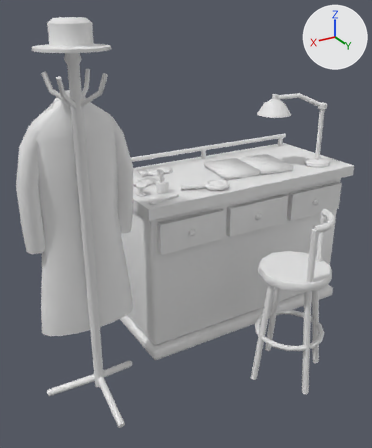
One commit to the Blender file assets/eclipse/source/library_corner.blend: the scene before it, then after it.
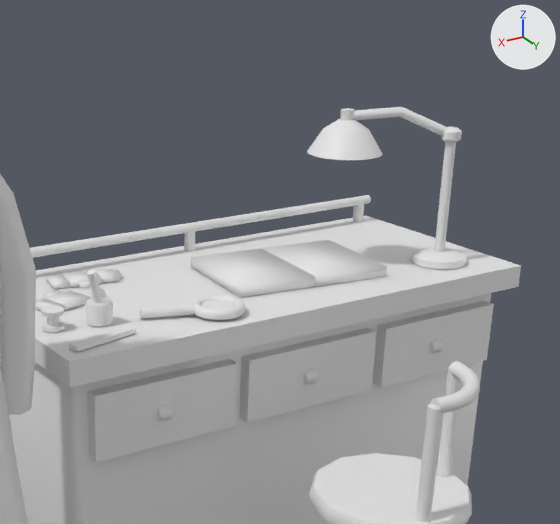
Each version appears first whole from a 50 mm camera at (1.98, 2.72, 2.09) aimed at (0.51, 0.28, 0.87), and next in a close-up on the part from 31% to 100% of the width and 10% to 63% of the height. The axes (+X, +Y, +Z) are drawn at upper right. The lights are the same throughout. The older version's two pictures come first.

Objects in the first close-up: 'coat_hook', 'desk', 'desk_chair', 'gloves', 'lamp', 'ledger', 'magnifier', 'repair_kit'.
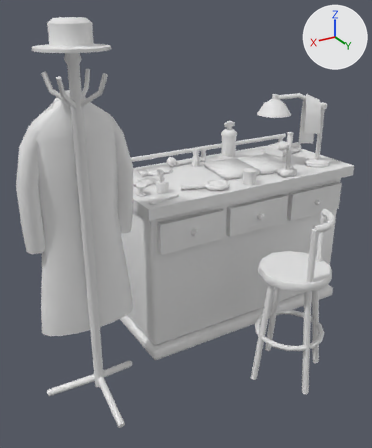
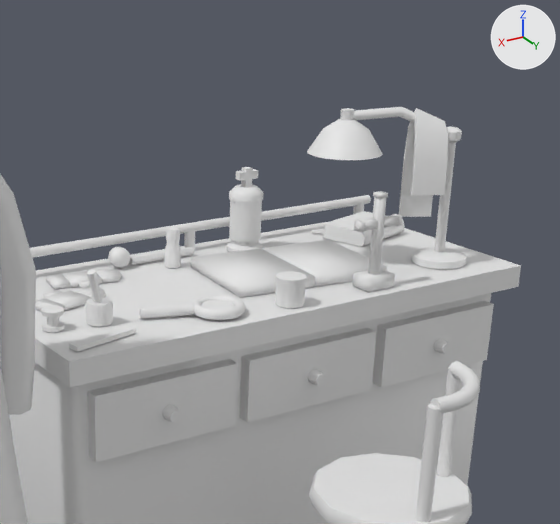
The change, as a list of edits to the scene's bpy script:
```text
Add ob_reliquary:
    ob_reliquary = bpy.data.objects.new('reliquary', me_reliquary)  # 200 vertices, 146 faces; spans x -0.21..-0.09, y -0.29..-0.17, z 1.053..1.323; in mat_brass (white #e7e7e7), mat_glass (white #e7e7e7), mat_bone (white #e7e7e7)
    ob_reliquary.location = (0.0, 0.0, 0.0)
Add ob_oil_phial:
    ob_oil_phial = bpy.data.objects.new('oil_phial', me_oil_phial)  # 78 vertices, 60 faces; spans x 0.124..0.176, y -0.221..-0.169, z 1.053..1.173; in mat_glass (white #e7e7e7), mat_wax_white (white #e7e7e7)
    ob_oil_phial.location = (0.0, 0.0, 0.0)
Add ob_salt_tin:
    ob_salt_tin = bpy.data.objects.new('salt_tin', me_salt_tin)  # 70 vertices, 58 faces; spans x 0.016..0.104, y 0.2471..0.3329, z 1.053..1.135; in mat_steel (white #e7e7e7), mat_paper (white #e7e7e7)
    ob_salt_tin.location = (0.0, 0.0, 0.0)
Add ob_aspergillum:
    ob_aspergillum = bpy.data.objects.new('aspergillum', me_aspergillum)  # 72 vertices, 58 faces; spans x 0.03..0.332, y -0.302..-0.238, z 1.053..1.117; in mat_wood (white #e7e7e7), mat_silver (white #e7e7e7)
    ob_aspergillum.location = (0.0, 0.0, 0.0)
Add ob_crucifix:
    ob_crucifix = bpy.data.objects.new('crucifix', me_crucifix)  # a box spanning x -0.3..-0.2, y 0.255..0.325, z 1.053..1.093, material slot 0; a box spanning x -0.262..-0.238, y 0.278..0.302, z 1.093..1.323, material slot 0; a box spanning x -0.315..-0.262, y 0.278..0.302, z 1.233..1.258, material slot 0; a box spanning x -0.238..-0.185, y 0.278..0.302, z 1.233..1.258, material slot 0; a box spanning x -0.327..-0.315, y 0.275..0.305, z 1.23..1.26, material slot 1; a box spanning x -0.185..-0.173, y 0.275..0.305, z 1.23..1.26, material slot 1; a box spanning x -0.265..-0.235, y 0.275..0.305, z 1.323..1.335, material slot 1; in mat_wood (white #e7e7e7), mat_silver (white #e7e7e7)
    ob_crucifix.location = (0.0, 0.0, 0.0)
Add ob_stole:
    ob_stole = bpy.data.objects.new('stole', me_stole)  # 28 vertices, 26 faces; spans x -0.616..-0.457, y 0.076..0.251, z 1.184..1.534; in mat_velvet_purple (white #e7e7e7)
    ob_stole.location = (0.0, 0.0, 0.0)
Add ob_rituale:
    ob_rituale = bpy.data.objects.new('rituale', me_rituale)  # 58 vertices, 43 faces; spans x -0.738..-0.462, y -0.323..-0.047, z 1.053..1.103; in mat_leather_old (white #e7e7e7), mat_paper (white #e7e7e7), mat_velvet_purple (white #e7e7e7), mat_silver (white #e7e7e7)
    ob_rituale.location = (0.0, 0.0, 0.0)
```

Where the change shows, as pixel boxes (x1, y1, x2, y2) in the close-ups (560 x 524 px):
'stole', added
    after: (399, 108, 448, 217)
'reliquary', added
    after: (226, 167, 264, 252)
    faces in mat_glass (white #e7e7e7): (229, 200, 262, 242)
    faces in mat_brass (white #e7e7e7): (226, 167, 264, 252)
'crucifix', added
    after: (352, 191, 402, 292)
    faces in mat_wood (white #e7e7e7): (352, 197, 398, 292)
    faces in mat_silver (white #e7e7e7): (354, 191, 402, 233)
'rituale', added
    after: (312, 211, 405, 247)
    faces in mat_leather_old (white #e7e7e7): (323, 211, 405, 247)
'salt_tin', added
    after: (275, 271, 307, 308)
    faces in mat_steel (white #e7e7e7): (275, 271, 307, 308)
    faces in mat_paper (white #e7e7e7): (276, 287, 305, 303)
'aspergillum', added
    after: (108, 247, 194, 268)
    faces in mat_wood (white #e7e7e7): (129, 247, 194, 265)
    faces in mat_silver (white #e7e7e7): (108, 247, 131, 268)
'oil_phial', added
    after: (165, 227, 181, 268)
    faces in mat_glass (white #e7e7e7): (165, 241, 181, 268)
    faces in mat_wax_white (white #e7e7e7): (166, 227, 180, 241)
